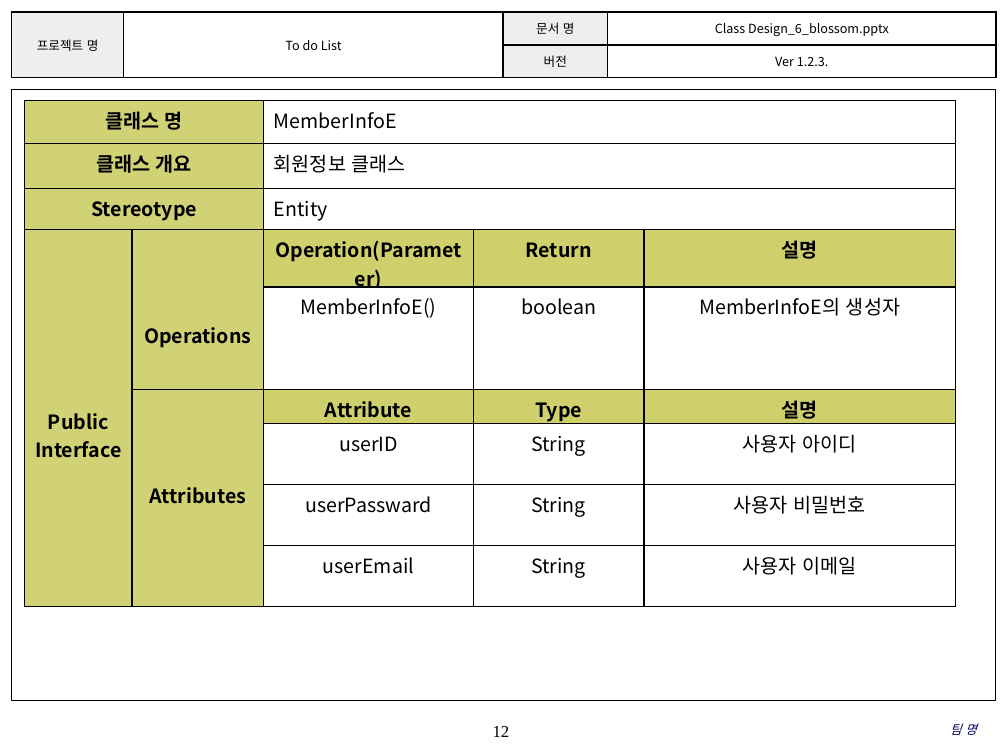
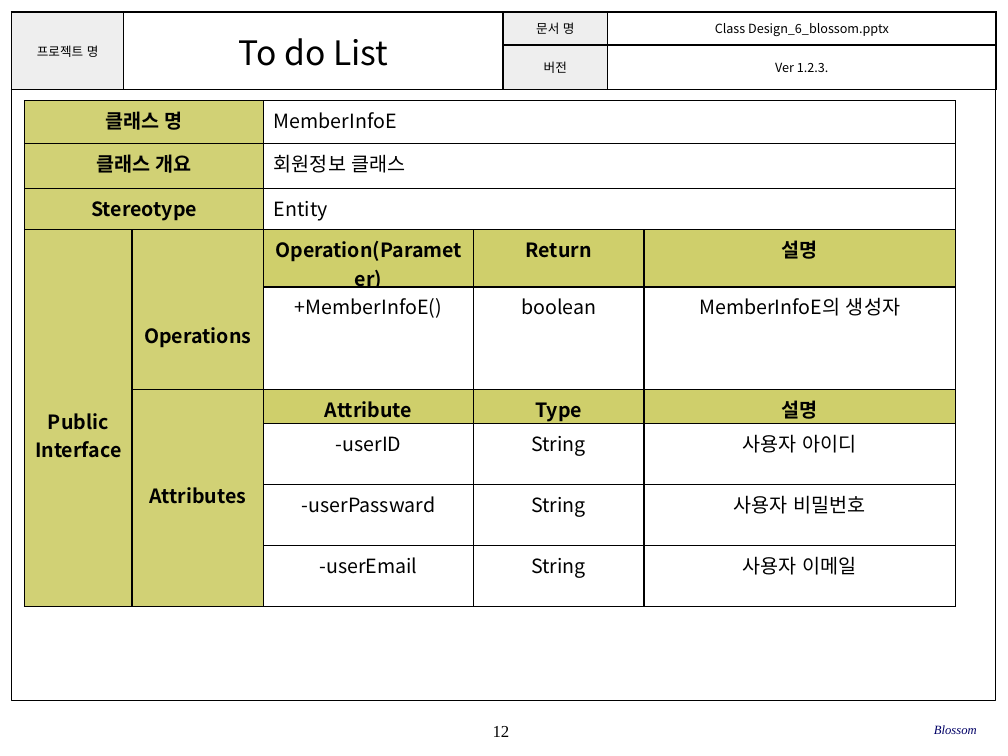
Before and after one commit to SE-admin/SE2017_6_blossom, a slide deck: slide 12 of doc/3_ 설계서/Class Design_6_blossom.pptx. Drawn at 1008x756 pixels with LibreOffice and Linux fonts; fonts in the diff are those of the drawing; background and template pictures are left out. Boxes give left, top, right and bottom in pixels: in the first picture for what was removed or moved away, otherwise in the second. Text is boxed around its words. In the diff, an @@ line names an element or a change of style, - is before the commit and + after.

```diff
--- a/doc/3_ 설계서/Class Design_6_blossom.pptx
+++ b/doc/3_ 설계서/Class Design_6_blossom.pptx
@@ table at (11,12,996,134) @@
@@ size 9 to 24 pt in "To do List" @@
@@ table at (24,101,956,585) @@
-row 5, column 3: MemberInfoE()
+row 5, column 3: +MemberInfoE()
-row 7, column 3: userID
+row 7, column 3: -userID
-row 8, column 3: userPassward
+row 8, column 3: -userPassward
-row 9, column 3: userEmail
+row 9, column 3: -userEmail
@@ text at (934,725,977,734): text changed @@
-팀 명
+Blossom
```
Also in this commit, not shown: 23 other slides changed.
